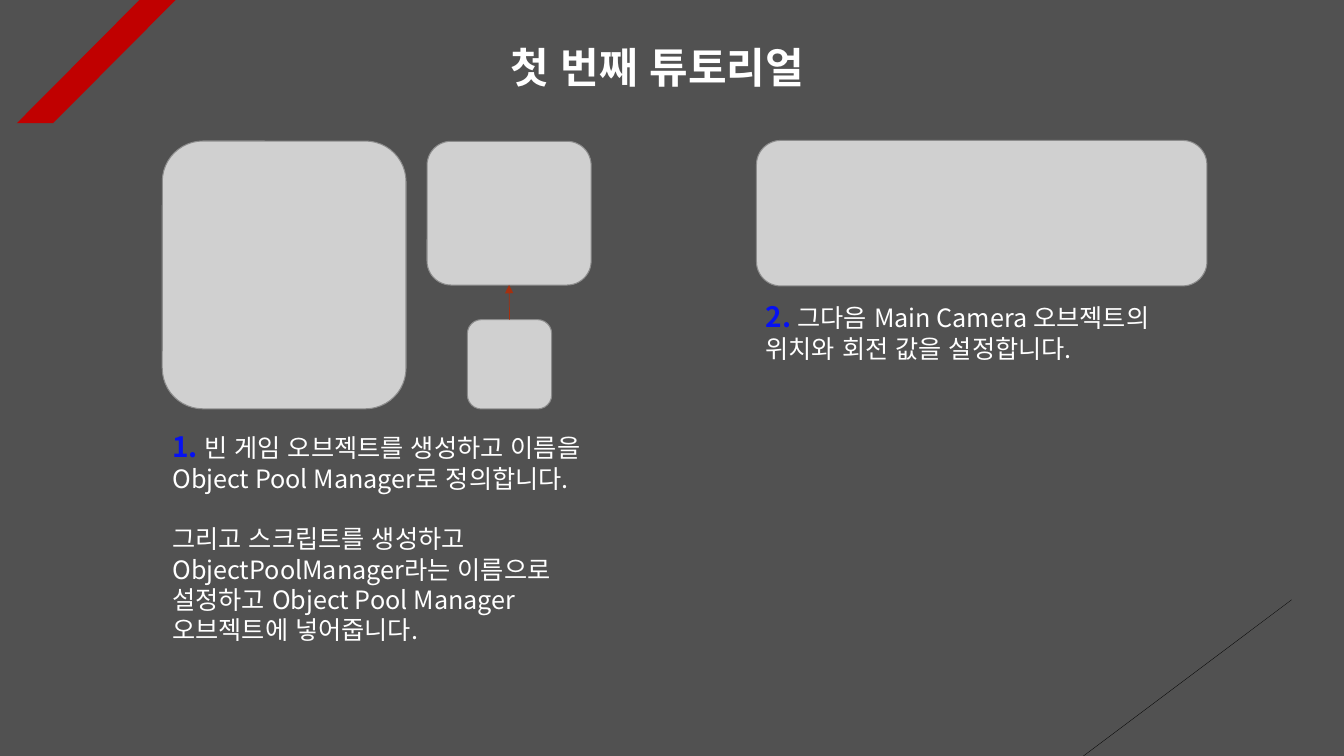
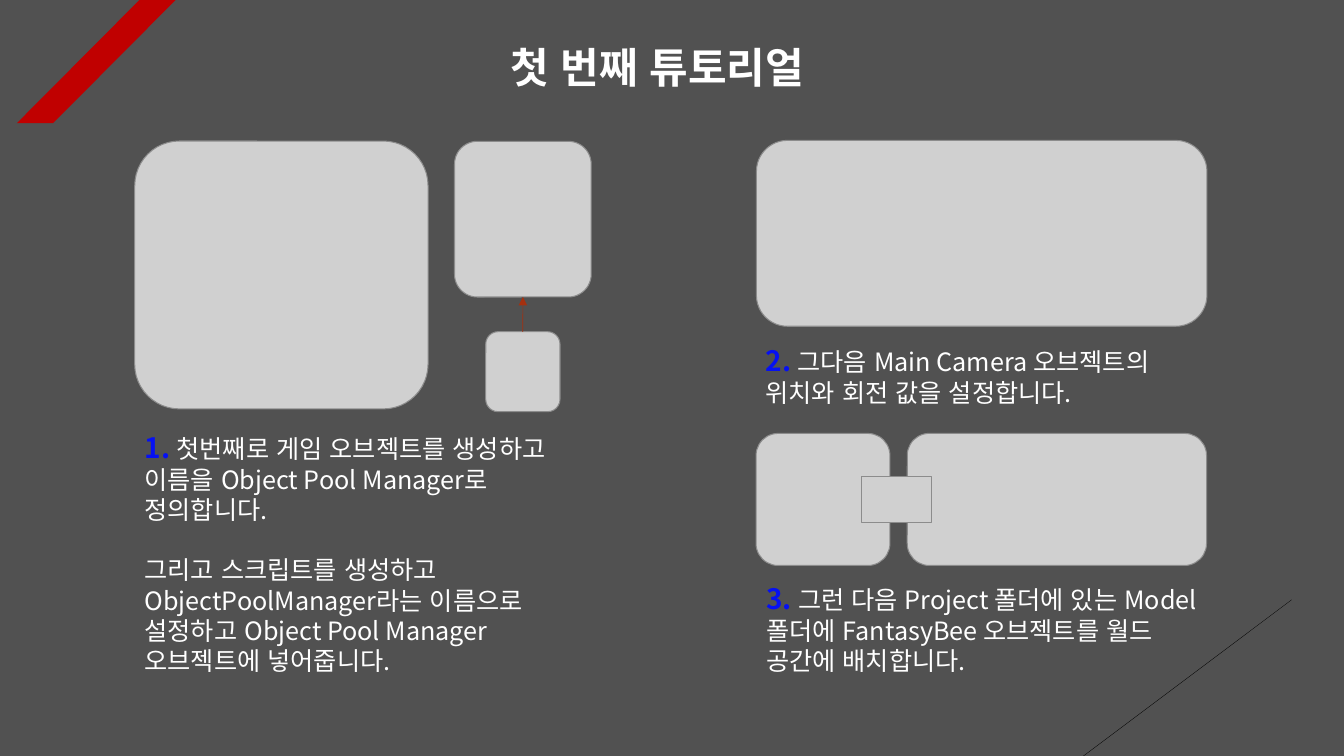
Before and after one commit to Unity2033/3D-UnityEngine, a slide deck: slide 1 of Assets/Class/Object Pooling/PPT Data/Object Pooling Example.pptx. Drawn at 1344x756 pixels with LibreOffice and Linux fonts; fonts in the diff are those of the drawing; grey boxes stand for pictures. Boxes give left, top, right and bottom in pixels: in the first picture for what was removed or moved away, otherwise in the second. Text is boxed around its words. In the diff, an @@ line names an element or a change of style, - is before the commit and + after.

Commit message:
Update Object Pooling PPT Content
- Update object pooling PPT Data

- Set object to be found by game
  object name

- Adding and deleting resource data

```diff
--- a/Assets/Class/Object Pooling/PPT Data/Object Pooling Example.pptx
+++ b/Assets/Class/Object Pooling/PPT Data/Object Pooling Example.pptx
@@ picture: place and size @@
-picture at [162,141,406,409]
+picture at [135,141,429,409]
@@ picture: place and size @@
-picture at [427,141,592,285]
+picture at [455,141,592,296]
@@ picture: place and size @@
-picture at [756,140,1207,285]
+picture at [756,140,1207,326]
@@ arrow moved from (510, 320) - (509, 285) to (523, 332) - (523, 297) @@
@@ picture: place and size @@
-picture at [468,320,553,409]
+picture at [486,332,561,411]
@@ text "2. 그다음 Main Camera 오브젝트의 ...": place and size @@
-text "2. 그다음 Main Camera 오브젝트의 ..." at [766,306,1149,360]
+text "2. 그다음 Main Camera 오브젝트의 ..." at [766,350,1149,404]
@@ text "1. 첫번째로 게임 오브젝트를 생성하고 ...": place and size @@
-text "1. 첫번째로 게임 오브젝트를 생성하고 ..." at [172,436,581,641]
+text "1. 첫번째로 게임 오브젝트를 생성하고 ..." at [145,437,546,672]
@@ text at [145,437,546,521]: text changed @@
-1. 빈 게임 오브젝트를 생성하고 이름을 Object Pool Manager로 정의합니다.
+1. 첫번째로 게임 오브젝트를 생성하고 이름을 Object Pool Manager로 정의합니다.
@@ picture added at [756,434,890,566] @@
@@ picture added at [907,434,1207,566] @@
@@ picture added at [862,477,932,522] @@
@@ text added at [766,588,1196,672], 18 pt, text #FFFFFF @@
+3. 그런 다음 Project 폴더에 있는 Model 폴더에 FantasyBee 오브젝트를 월드 공간에 배치합니다.
```
Also in this commit, not shown: 1 other slide changed, 3 slides added, 15 other files.
